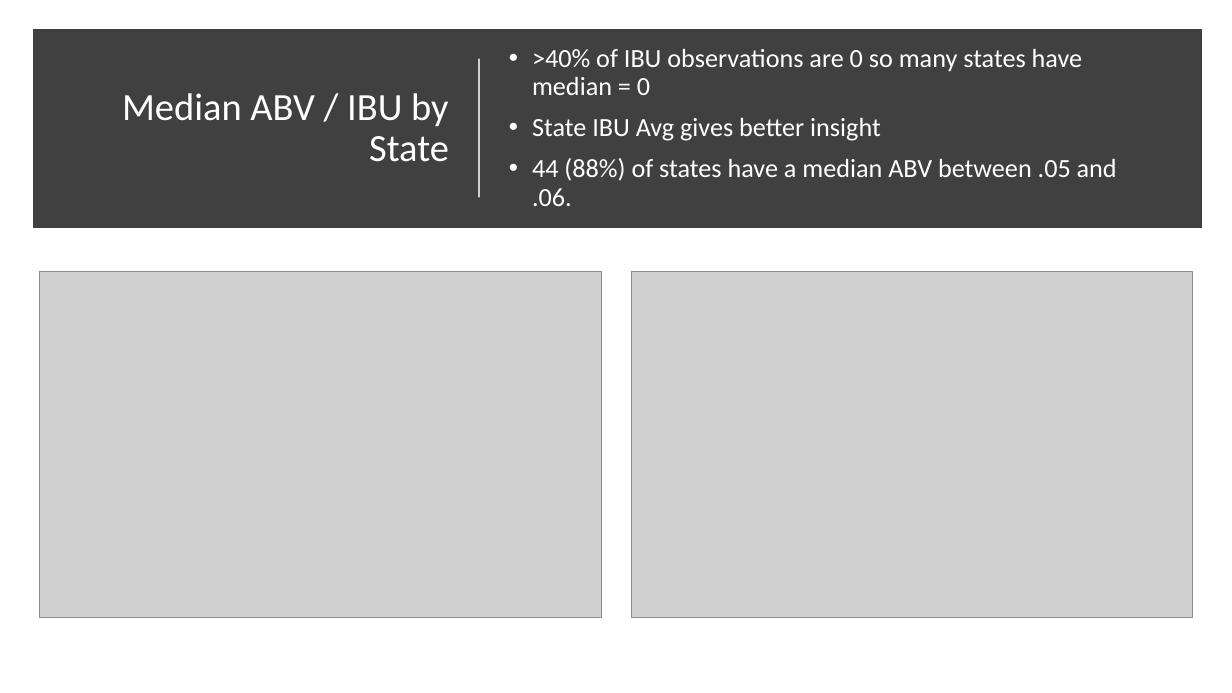
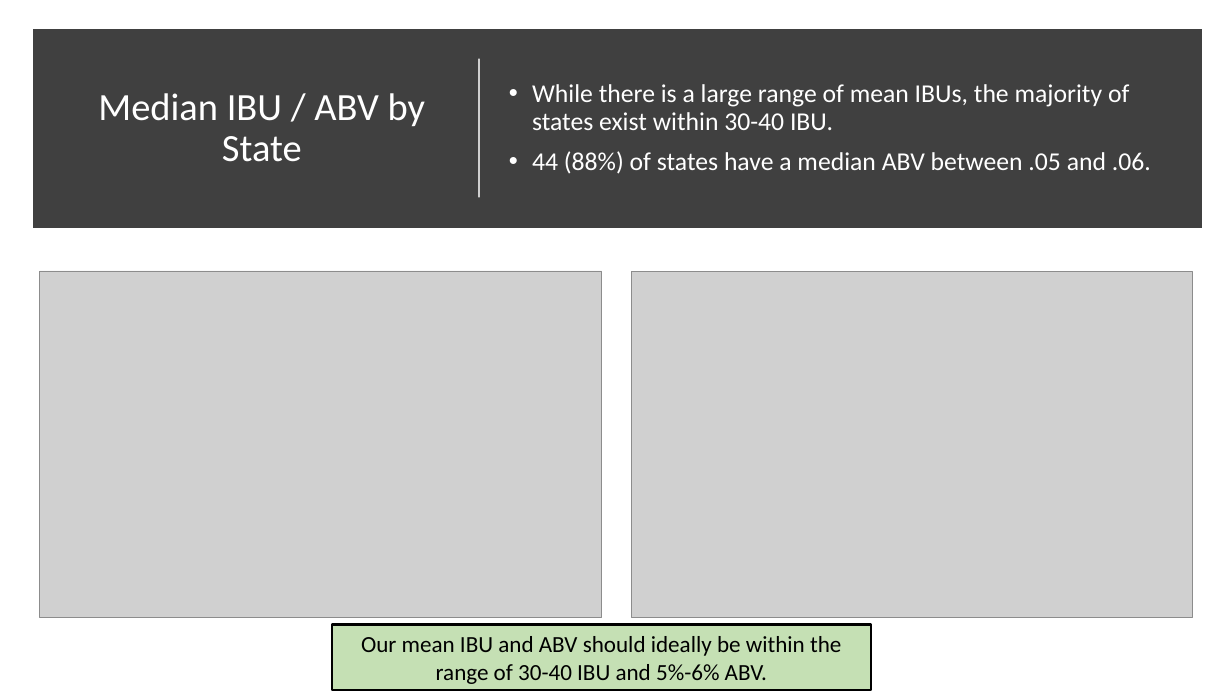
Before and after one commit to ericlaigaie/Case-Study-01, a slide deck: slide 5 of EDA_Presentation.pptx. Drawn at 1232x693 pixels with LibreOffice and Linux fonts; fonts in the diff are those of the drawing; grey boxes stand for pictures. Boxes give left, top, right and bottom in pixels: in the first picture for what was removed or moved away, otherwise in the second. Text is boxed around its words. In the diff, an @@ line names an element or a change of style, - is before the commit and + after.

Commit message:
Update EDA_Presentation.pptx
Updated the Powerpoint with new NA process and business insights.

```diff
--- a/EDA_Presentation.pptx
+++ b/EDA_Presentation.pptx
@@ text at (x1=532, y1=84, x2=1129, y2=130): text changed; size 20.4 to 20 pt @@
-• >40% of IBU observations are 0 so many states have median = 0
-• State IBU Avg gives better insight
+• While there is a large range of mean IBUs, the majority of states exist within 30-40 IBU.
@@ title at (x1=98, y1=93, x2=425, y2=162): text changed @@
-Median ABV / IBU by State
+Median IBU / ABV by State
@@ text at (x1=532, y1=151, x2=1151, y2=174): size 20.4 to 20 pt in "44 (88%) of states have a median ..." @@
@@ rectangle added at (x1=332, y1=625, x2=871, y2=690), fill #C5E0B4, outline #000000 2.25 pt, 18 pt, text #000000 @@
+Our mean IBU and ABV should ideally be within the range of 30-40 IBU and 5%-6% ABV.
```
Also in this commit, not shown: 4 other slides changed, 2 slides added, 1 slide removed.
